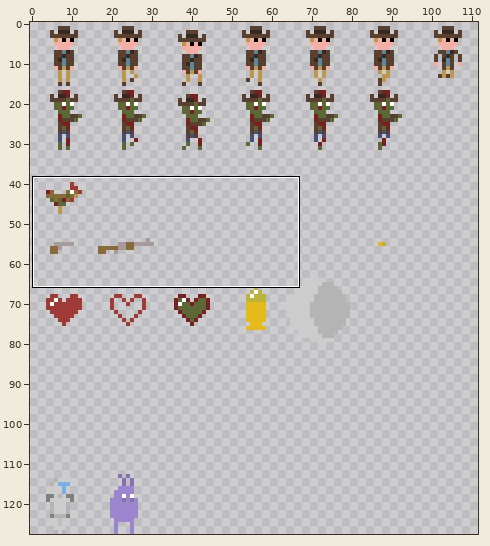
Two states of a pixel-art file, res/texture/sprites.ase. Above: a wide view before the commit, with the close-up outlined.
Close-up. Old version:
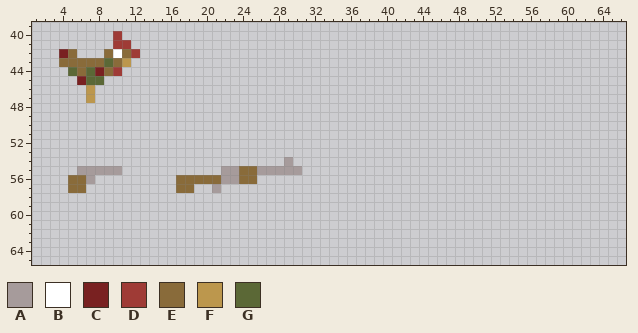
256x128 pixels, 1 frame. Shown: x 1..66, y 39..65. The wide view leaves out empty margins. The commit also changed other parts of the picture, which this record leaves out.
Palette (. is transparent): A #a69b9b  B #ffffff  C #792121  D #9f3b36  E #896b3a  F #bc974d  G #5b6836
Pixels before, first column x 4:
40 ......D....................
41 ......DD...................
42 CE...EBED..................
43 EEEEEGEF...................
44 .GEGCED....................
45 ..CGG......................
46 ...F.......................
47 ...F.......................
48 ...........................
49 ...........................
50 ...........................
51 ...........................
52 ...........................
53 ...........................
54 .........................A.
55 ..AAAAA...........AAEEAAAAA
56 .EEA.........EEEEEAAEE.....
57 .EE..........EE..A.........
Once edited:
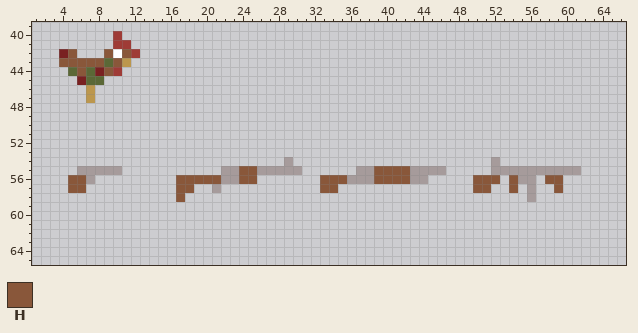
Colours new in this view: H #89573a
What changed:
y 42: x 5 E -> H; x 9 E -> H; x 11 E -> H
y 43: x 4..8 EEEEE -> HHHHH; x 10 E -> H
y 44: x 6 E -> H; x 9 E -> H
y 54: x 52 . -> A
y 55: x 24..25 EE -> HH; x 37..46 .......... -> AAHHHHAAAA; x 52..61 .......... -> AAAAAAAAAA
y 56: x 5..6 EE -> HH; x 17..21 EEEEE -> HHHHH; x 24..25 EE -> HH; x 33..44 ............ -> HHHAAAHHHHAA; x 50..52 ... -> HHH; x 54..56 ... -> HAA; x 58..59 .. -> HH
y 57: x 5..6 EE -> HH; x 17..18 EE -> HH; x 33..34 .. -> HH; x 50..51 .. -> HH; x 54 . -> H; x 56 . -> A; x 59 . -> H
y 58: x 17 . -> H; x 56 . -> A
Boxes around the changes in both close-ups, in picture pixels (x1, y1, x2, y2):
changed: (59, 49, 131, 76)
added: (320, 157, 581, 202)
changed: (176, 166, 257, 202)
changed: (68, 175, 86, 193)
